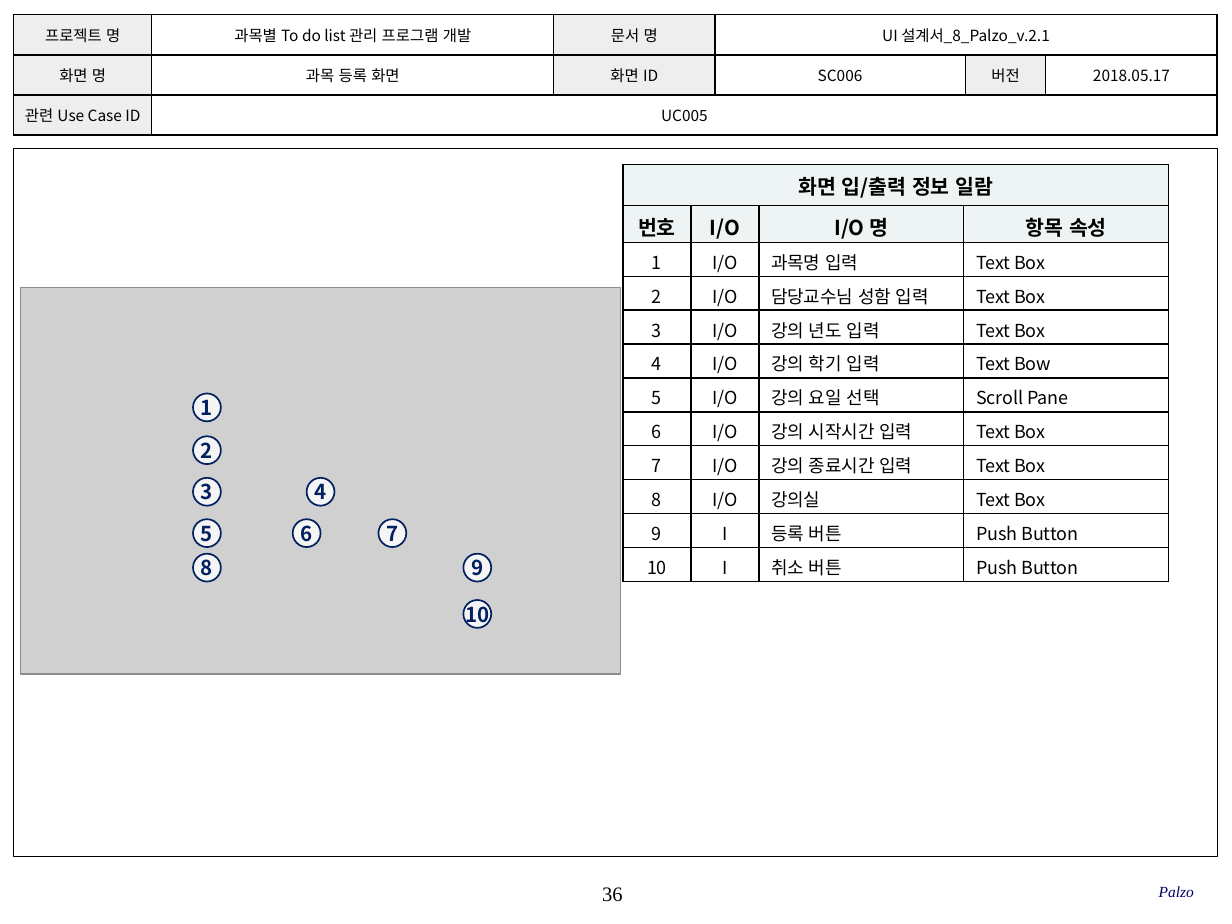
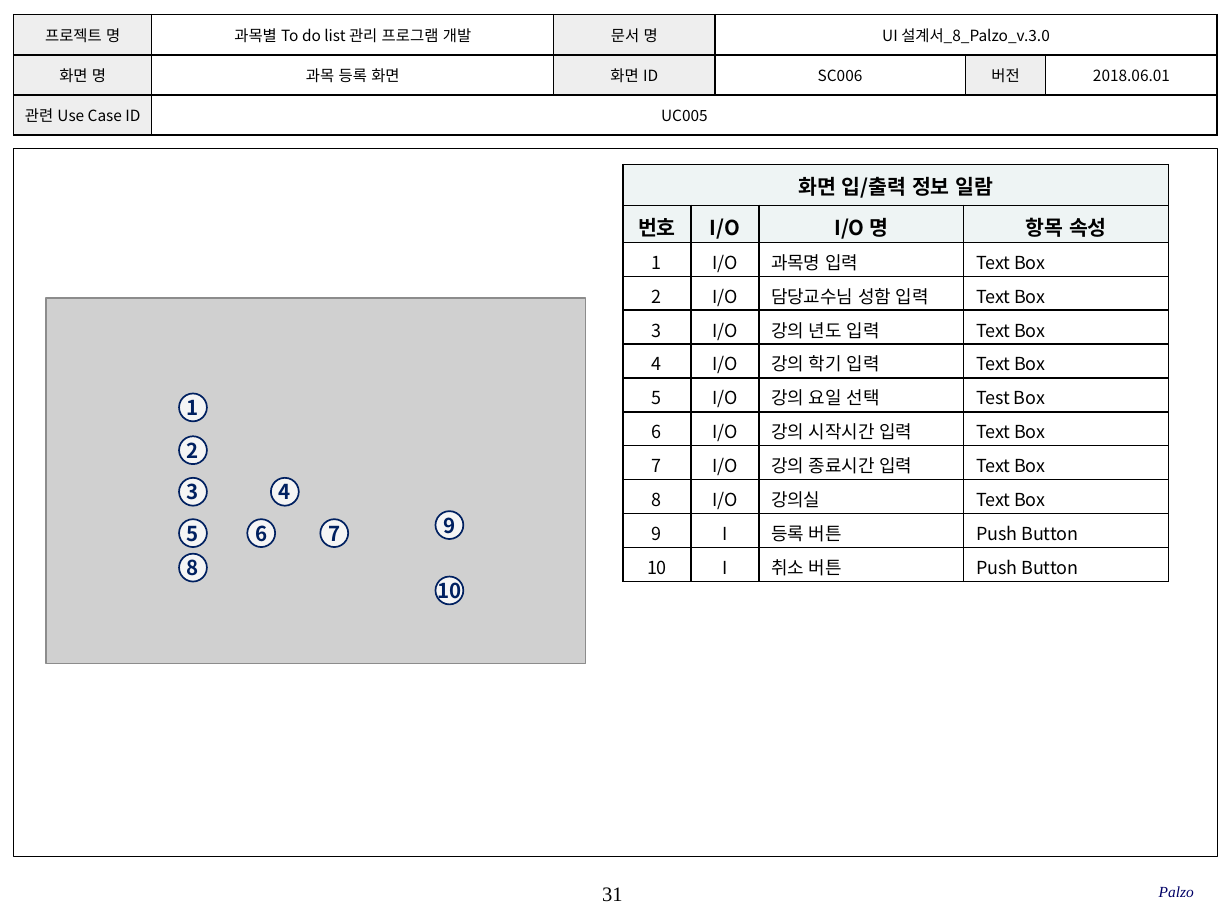
Before and after one commit to SMU-SE-Admin/18-1_8_PALZO_Doc, a slide deck: slide 31 of 03 설계/UI 설계서_8_Palzo.pptx (slide 36 before the commit). Drawn at 1232x924 pixels with LibreOffice and Linux fonts; fonts in the diff are those of the drawing; grey boxes stand for pictures; background and template pictures are left out. Boxes give left, top, right and bottom in pixels: in the first picture for what was removed or moved away, otherwise in the second. Text is boxed around its words. In the diff, an @@ line names an element or a change of style, - is before the commit and + after.

Commit message:
#1102 UI설계서 작성
화면 UI 수정, 일부 변경 (최종본)

```diff
--- a/03 설계/UI 설계서_8_Palzo.pptx
+++ b/03 설계/UI 설계서_8_Palzo.pptx
@@ table at [14,15,1216,136] @@
-row 1, column 4: UI 설계서_8_Palzo_v.2.1
+row 1, column 4: UI 설계서_8_Palzo_v.3.0
-row 2, column 6: 2018.05.17
+row 2, column 6: 2018.06.01
@@ table at [623,165,1168,582] @@
-row 6, column 4: Text Bow
+row 6, column 4: Text Box
-row 7, column 4: Scroll Pane
+row 7, column 4: Test Box
@@ picture: place and size @@
-picture at [21,287,621,674]
+picture at [46,298,585,664]
@@ ellipse "4": place and size @@
-ellipse "4" at [307,478,335,506]
+ellipse "4" at [271,478,299,506]
@@ ellipse "6": place and size @@
-ellipse "6" at [293,519,322,547]
+ellipse "6" at [248,519,276,547]
@@ ellipse "7": place and size @@
-ellipse "7" at [378,519,407,547]
+ellipse "7" at [320,519,349,547]
@@ ellipse "9": place and size @@
-ellipse "9" at [463,553,492,582]
+ellipse "9" at [435,511,463,540]
@@ 5 ellipses: place and size @@
-5 ellipses at [193,393,222,582]
+5 ellipses at [179,393,207,582]
@@ ellipse "10": place and size @@
-ellipse "10" at [463,600,492,628]
+ellipse "10" at [435,577,463,605]
@@ page number at [602,887,622,902]: text changed @@
-36
+31
```
Also in this commit, not shown: 36 other slides changed, 1 slide added, 4 slides removed.
